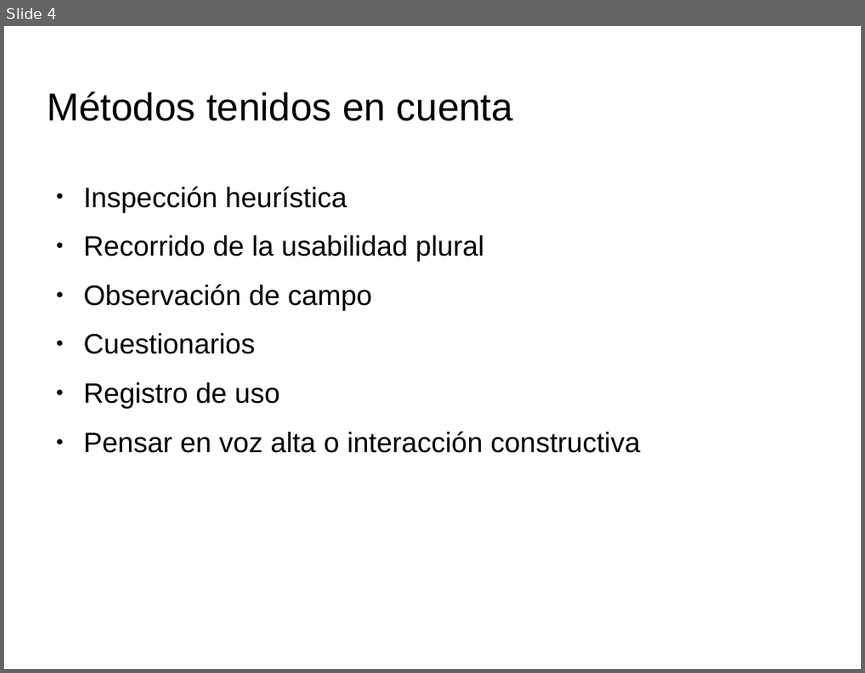
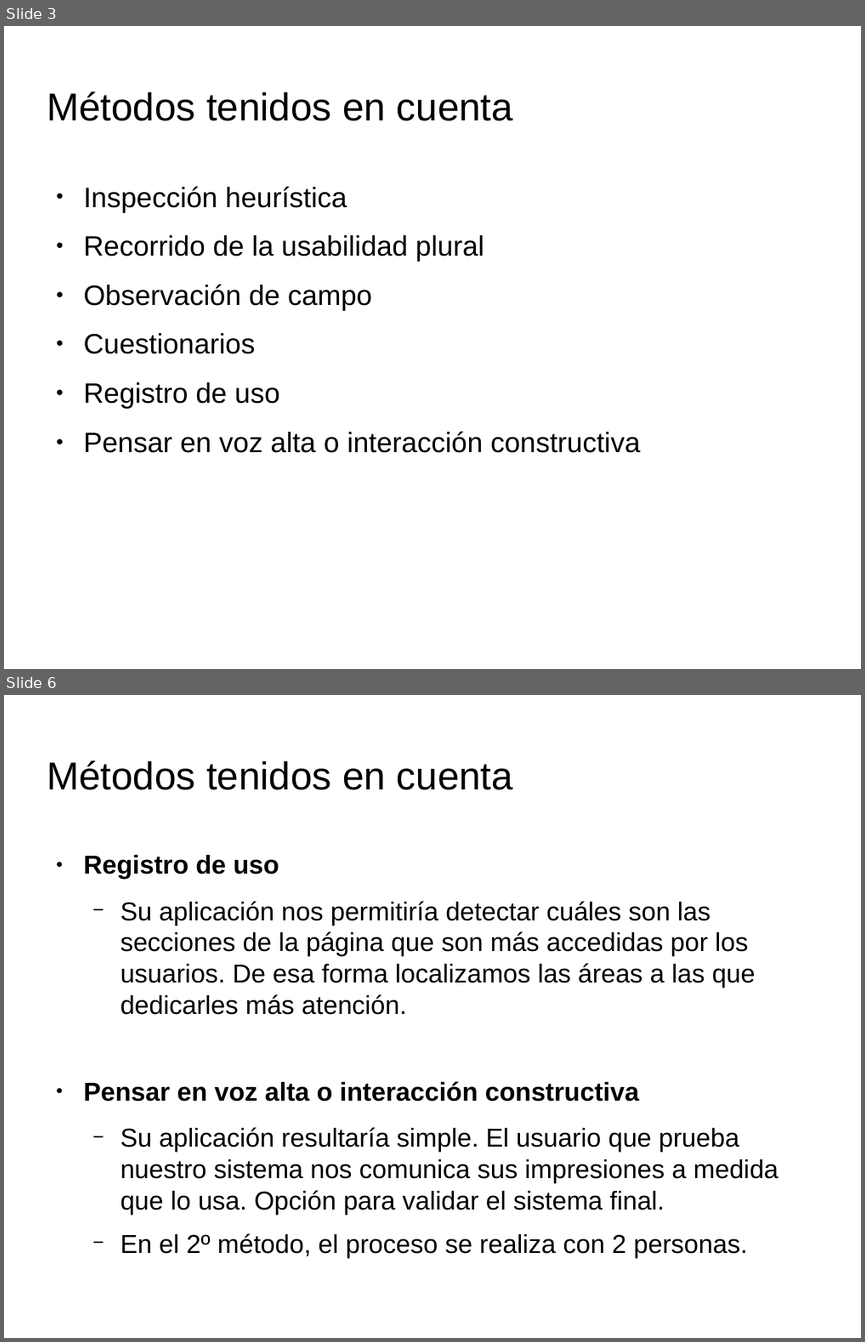
Before and after one commit to spolex/MakeStrong, a slide deck: IPC_doc/actividad7.3/plan_evaluación.odp. Shown one above the other, each under a label of ours: slide 4 before the commit, slides 3 and 6 after it; the slides between them are not shown. The pictures are 865x673 and 865x1342 pixels, drawn with LibreOffice and Linux fonts; fonts in the diff are those of the drawing; background and template pictures are left out. Boxes give left, top, right and bottom in pixels: in the first picture for what was removed or moved away, otherwise in the second. Text is boxed around its words. In the diff, an @@ line names an element or a change of style, - is before the commit and + after.

```diff
--- a/IPC_doc/actividad7.3/plan_evaluación.odp
+++ b/IPC_doc/actividad7.3/plan_evaluación.odp
@@ slide 6 added at (4, 695, 861, 1338), background picture (left out) @@
@@ title added at (46, 760, 513, 790), 36 pt, text #000000 @@
+Métodos tenidos en cuenta
@@ text added at (84, 855, 778, 1258), 24.1 pt, text #000000 @@
+● Registro de uso
+  − Su aplicación nos permitiría detectar cuáles son las secciones de la página que son más accedidas por los usuarios. De esa forma localizamos las áreas a las que dedicarles más atención.
+● Pensar en voz alta o interacción constructiva
+  − Su aplicación resultaría simple. El usuario que prueba nuestro sistema nos comunica sus impresiones a medida que lo usa. Opción para validar el sistema final.
+  − En el 2º método, el proceso se realiza con 2 personas.
@@ what was slide 4 is now slide 3 @@
```
Also in this commit, not shown: 2 slides changed, 11 other slides added, 1 other file.
